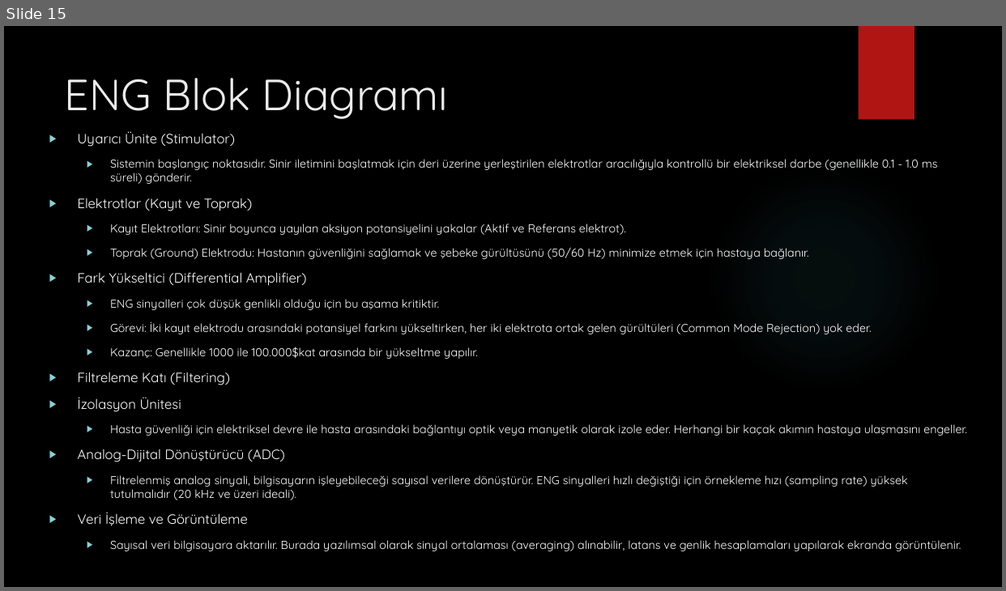
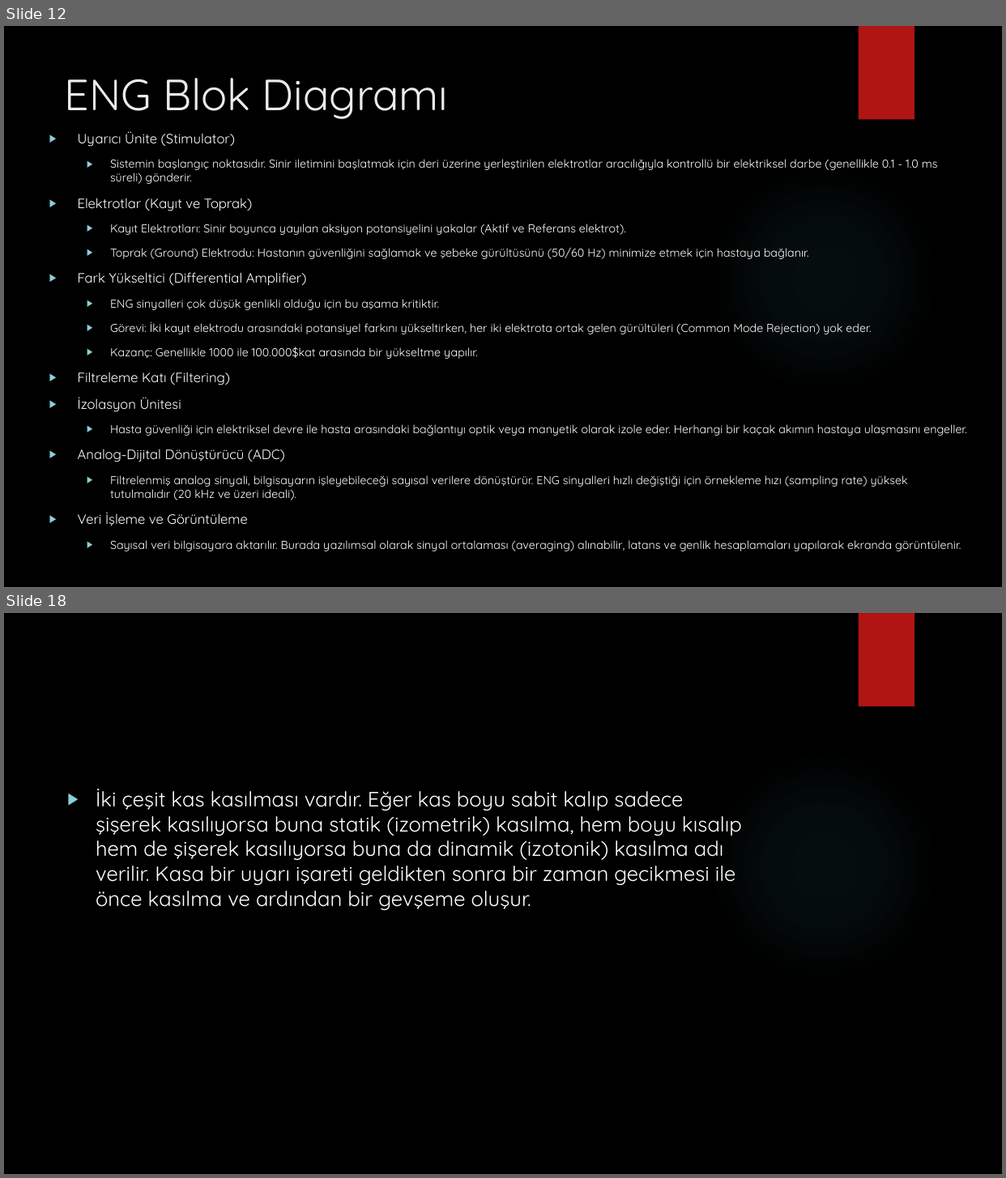
Before and after one commit to karakasmf/Introduction-to-BME, a slide deck: elektronörogram.pptx. Shown one above the other, each under a label of ours: slide 15 before the commit, slides 12 and 18 after it; the slides between them are not shown. The pictures are 1006x591 and 1006x1178 pixels, drawn with LibreOffice and Linux fonts; fonts in the diff are those of the drawing; background and template pictures are left out. Boxes give left, top, right and bottom in pixels: in the first picture for what was removed or moved away, otherwise in the second. Text is boxed around its words. In the diff, an @@ line names an element or a change of style, - is before the commit and + after.

```diff
--- a/elektronörogram.pptx
+++ b/elektronörogram.pptx
@@ slide 18 added at [4, 613, 1002, 1174], background picture (left out); not listed: 2 template elements that a slide beside it also shows @@
@@ text added at [96, 789, 742, 910], 20 pt, text #FFFFFF @@
+▶ İki çeşit kas kasılması vardır. Eğer kas boyu sabit kalıp sadece şişerek kasılıyorsa buna statik (izometrik) kasılma, hem boyu kısalıp hem de şişerek kasılıyorsa buna da dinamik (izotonik) kasılma adı verilir. Kasa bir uyarı işareti geldikten sonra bir zaman gecikmesi ile önce kasılma ve ardından bir gevşeme oluşur.
@@ what was slide 15 is now slide 12 @@
```
Also in this commit, not shown: 13 other slides added, 4 slides removed, 1 other file.
